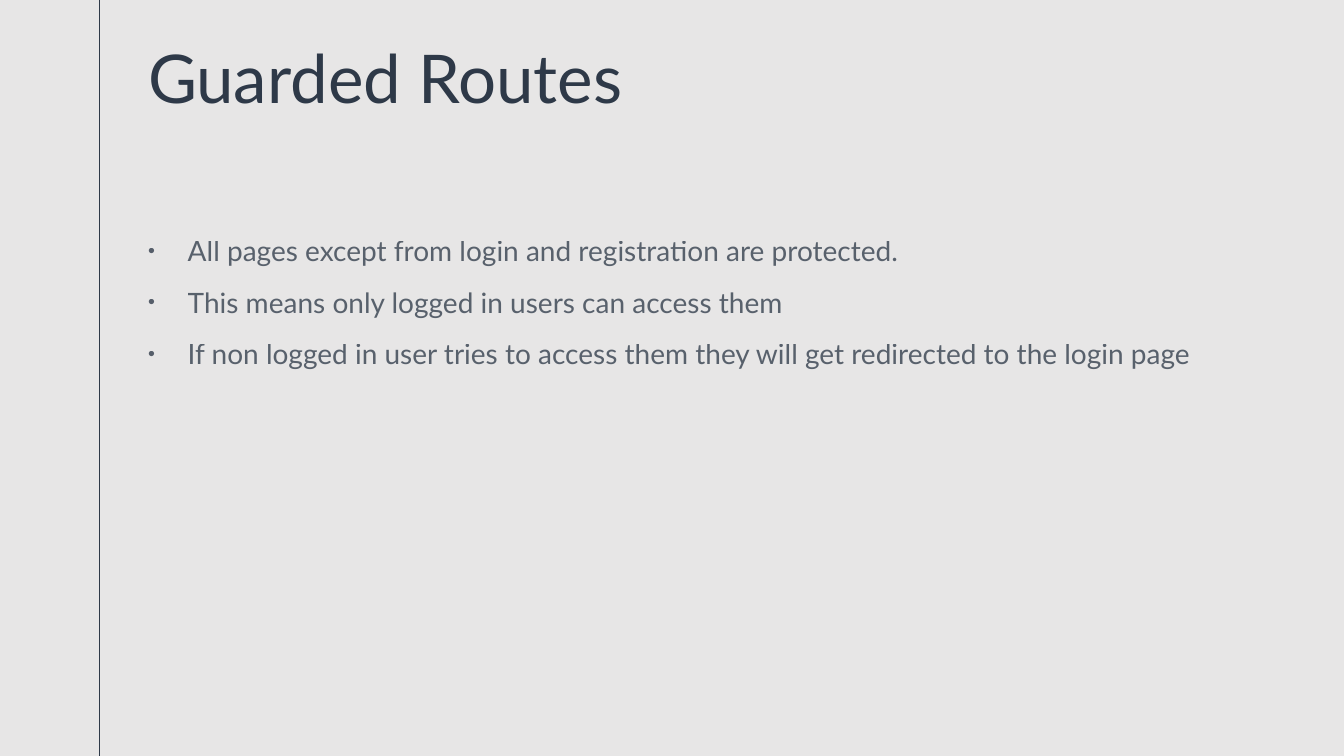
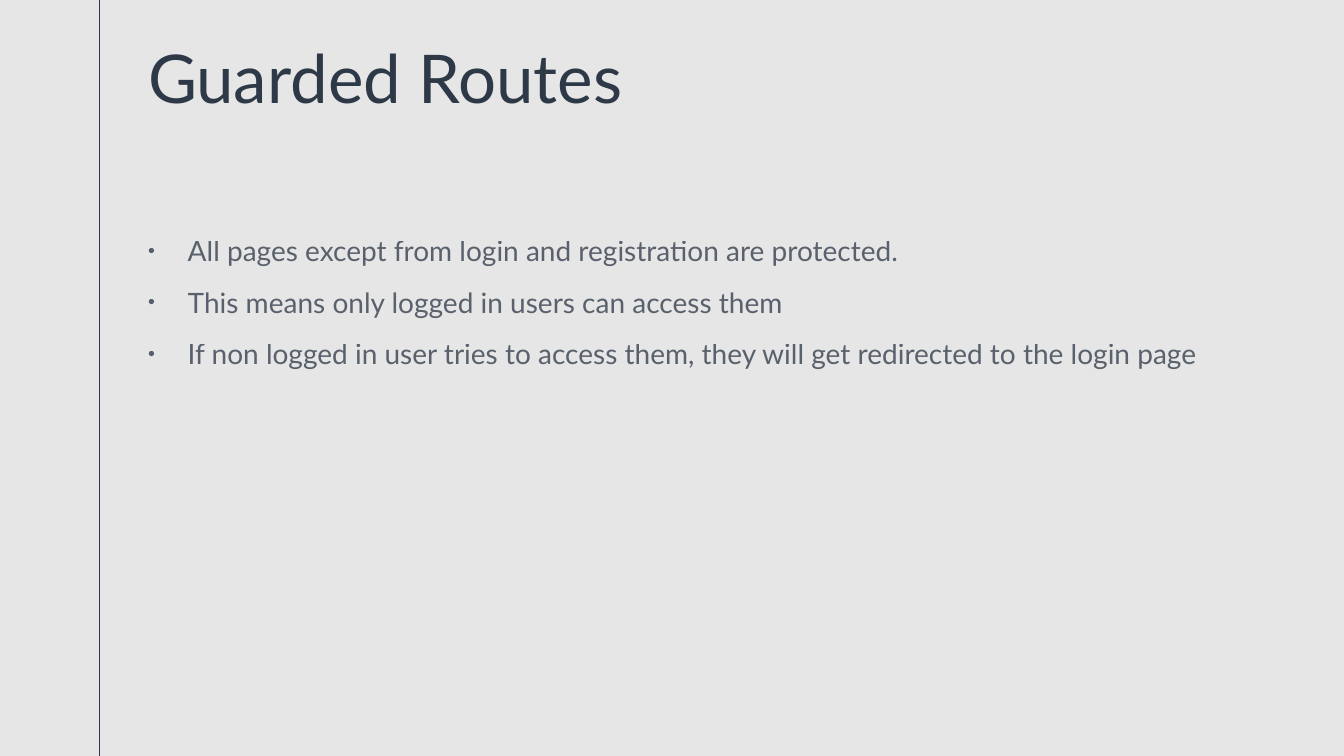
Before and after one commit to antoniosValmas/appathon, a slide deck: slide 12 of Appathon/092020 Appathon.pptx. Drawn at 1344x756 pixels with LibreOffice and Linux fonts; fonts in the diff are those of the drawing. Boxes give left, top, right and bottom in pixels: in the first picture for what was removed or moved away, otherwise in the second. Text is boxed around its words. In the diff, an @@ line names an element or a change of style, - is before the commit and + after.

Commit message:
Fix typos in presentation

```diff
--- a/Appathon/092020 Appathon.pptx
+++ b/Appathon/092020 Appathon.pptx
@@ text at [188,344,1196,369]: text changed @@
-• If non logged in user tries to access them they will get redirected to the login page
+• If non logged in user tries to access them, they will get redirected to the login page
```
Also in this commit, not shown: 6 other slides changed.
